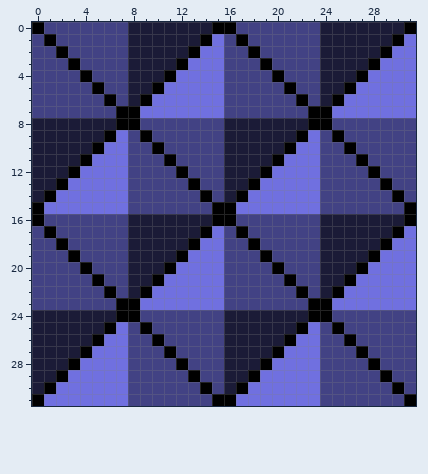
Two states of a pixel-art sprite, ActualGame/ActualGame/Content/Background.png. That is the earlier state.
The file is 32x32 pixels.
And afterwards:
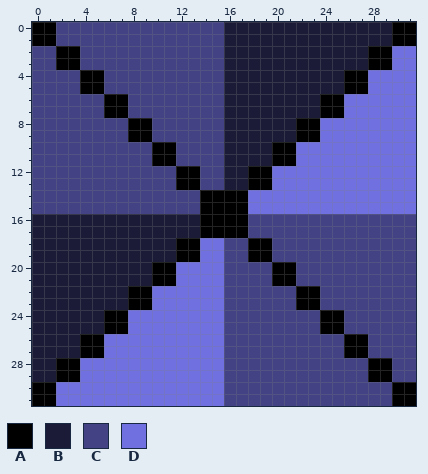
Palette (. is transparent): A #000000  B #1b1b37  C #424284  D #7070e0
Commit: Made the background bigger
Edits made:
y 0: x 1 C -> A; x 8..23 BBBBBBBAACCCCCCC -> CCCCCCCCBBBBBBBB; x 30 B -> A
y 1: x 0 C -> A; x 8..23 BBBBBBADCACCCCCC -> CCCCCCCCBBBBBBBB; x 31 D -> A
y 2: x 3 C -> A; x 8..23 BBBBBADDCCACCCCC -> CCCCCCCCBBBBBBBB; x 28 B -> A
y 3: x 2 C -> A; x 8..23 BBBBADDDCCCACCCC -> CCCCCCCCBBBBBBBB; x 29 D -> A
y 4: x 5 C -> A; x 8..23 BBBADDDDCCCCACCC -> CCCCCCCCBBBBBBBB; x 26 B -> A
y 5: x 4 C -> A; x 8..23 BBADDDDDCCCCCACC -> CCCCCCCCBBBBBBBB; x 27 D -> A
y 6: x 7..24 CBADDDDDDCCCCCCACB -> ACCCCCCCCBBBBBBBBA
y 7: x 6 C -> A; x 8..23 ADDDDDDDCCCCCCCA -> CCCCCCCCBBBBBBBB; x 25 D -> A
y 8: x 0..7 BBBBBBBA -> CCCCCCCC; x 9 C -> A; x 22 B -> A; x 24..31 ACCCCCCC -> DDDDDDDD
y 9: x 0..8 BBBBBBADC -> CCCCCCCCA; x 23..31 DCACCCCCC -> ADDDDDDDD
y 10: x 0..7 BBBBBADD -> CCCCCCCC; x 11 C -> A; x 20 B -> A; x 24..31 CCACCCCC -> DDDDDDDD
y 11: x 0..7 BBBBADDD -> CCCCCCCC; x 10 C -> A; x 21 D -> A; x 24..31 CCCACCCC -> DDDDDDDD
y 12: x 0..7 BBBADDDD -> CCCCCCCC; x 13 C -> A; x 18 B -> A; x 24..31 CCCCACCC -> DDDDDDDD
y 13: x 0..7 BBADDDDD -> CCCCCCCC; x 12 C -> A; x 19 D -> A; x 24..31 CCCCCACC -> DDDDDDDD
y 14: x 0..7 BADDDDDD -> CCCCCCCC; x 15..16 CB -> AA; x 24..31 CCCCCCAC -> DDDDDDDD
y 15: x 0..7 ADDDDDDD -> CCCCCCCC; x 14 C -> A; x 17 D -> A; x 24..31 CCCCCCCA -> DDDDDDDD
y 16: x 0..7 ACCCCCCC -> BBBBBBBB; x 14 B -> A; x 17 C -> A; x 24..31 BBBBBBBA -> CCCCCCCC
y 17: x 0..7 CACCCCCC -> BBBBBBBB; x 15..16 DC -> AA; x 24..31 BBBBBBAD -> CCCCCCCC
y 18: x 0..7 CCACCCCC -> BBBBBBBB; x 12 B -> A; x 19 C -> A; x 24..31 BBBBBADD -> CCCCCCCC
y 19: x 0..7 CCCACCCC -> BBBBBBBB; x 13 D -> A; x 18 C -> A; x 24..31 BBBBADDD -> CCCCCCCC
y 20: x 0..7 CCCCACCC -> BBBBBBBB; x 10 B -> A; x 21 C -> A; x 24..31 BBBADDDD -> CCCCCCCC
y 21: x 0..7 CCCCCACC -> BBBBBBBB; x 11 D -> A; x 20 C -> A; x 24..31 BBADDDDD -> CCCCCCCC
y 22: x 0..8 CCCCCCACB -> BBBBBBBBA; x 23..31 CBADDDDDD -> ACCCCCCCC
y 23: x 0..7 CCCCCCCA -> BBBBBBBB; x 9 D -> A; x 22 C -> A; x 24..31 ADDDDDDD -> CCCCCCCC
y 24: x 6 B -> A; x 8..23 ACCCCCCCBBBBBBBA -> DDDDDDDDCCCCCCCC; x 25 C -> A
y 25: x 7..24 DCACCCCCCBBBBBBADC -> ADDDDDDDDCCCCCCCCA
y 26: x 4 B -> A; x 8..23 CCACCCCCBBBBBADD -> DDDDDDDDCCCCCCCC; x 27 C -> A
y 27: x 5 D -> A; x 8..23 CCCACCCCBBBBADDD -> DDDDDDDDCCCCCCCC; x 26 C -> A
y 28: x 2 B -> A; x 8..23 CCCCACCCBBBADDDD -> DDDDDDDDCCCCCCCC; x 29 C -> A
y 29: x 3 D -> A; x 8..23 CCCCCACCBBADDDDD -> DDDDDDDDCCCCCCCC; x 28 C -> A
y 30: x 0 B -> A; x 8..23 CCCCCCACBADDDDDD -> DDDDDDDDCCCCCCCC; x 31 C -> A
y 31: x 1 D -> A; x 8..23 CCCCCCCAADDDDDDD -> DDDDDDDDCCCCCCCC; x 30 C -> A
Boxes around the changes in both pictures, in picture pixels (x1, y1, x2, y2):
changed: (32, 22, 416, 406)
